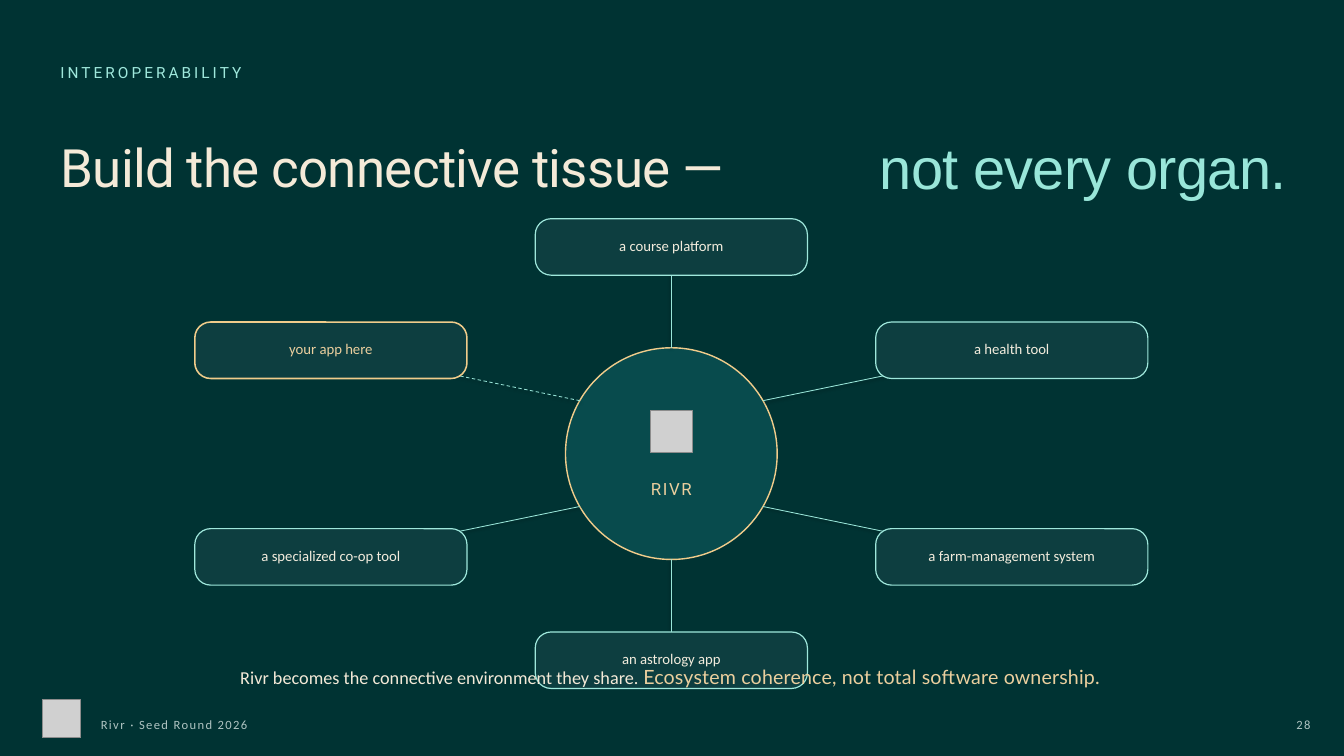
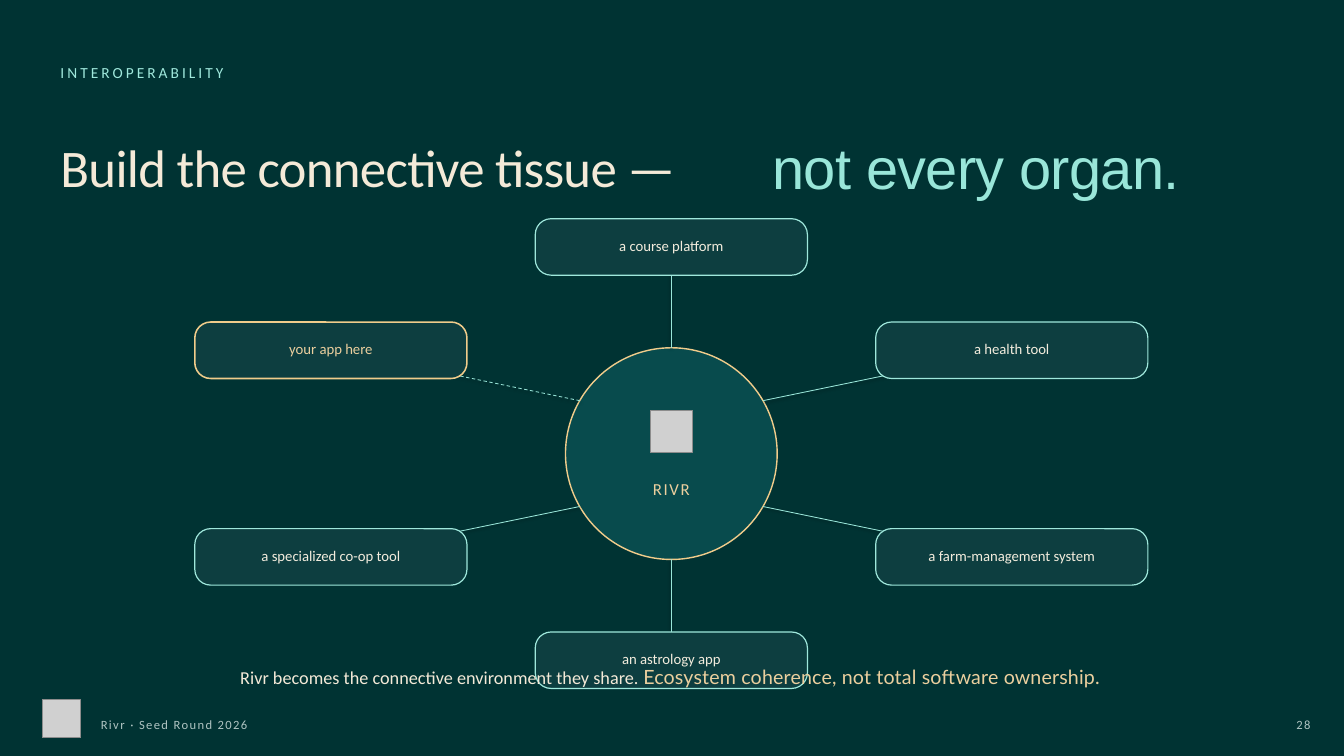
Before and after one commit to rivr-social/rivr-website, a slide deck: slide 29 of draft/assets/rivr-deck-v9-import.pptx. Drawn at 1344x756 pixels with LibreOffice and Linux fonts; fonts in the diff are those of the drawing; grey boxes stand for pictures; background and template pictures are left out. Boxes give left, top, right and bottom in pixels: in the first picture for what was removed or moved away, otherwise in the second. Text is boxed around its words. In the diff, an @@ line names an element or a change of style, - is before the commit and + after.

Commit message:
chore: restage deck v9 (canva-safe fonts)

```diff
--- a/draft/assets/rivr-deck-v9-import.pptx
+++ b/draft/assets/rivr-deck-v9-import.pptx
@@ font Roboto to Calibri in 3 elements at <box>60,68,223,78</box>, <box>240,671,269,684</box>, <box>60,150,617,188</box> @@
@@ text "not every organ.": place and size @@
-text "not every organ." at <box>880,151,1286,199</box>
+text "not every organ." at <box>772,151,1179,199</box>
```
Also in this commit, not shown: 51 other slides changed.
